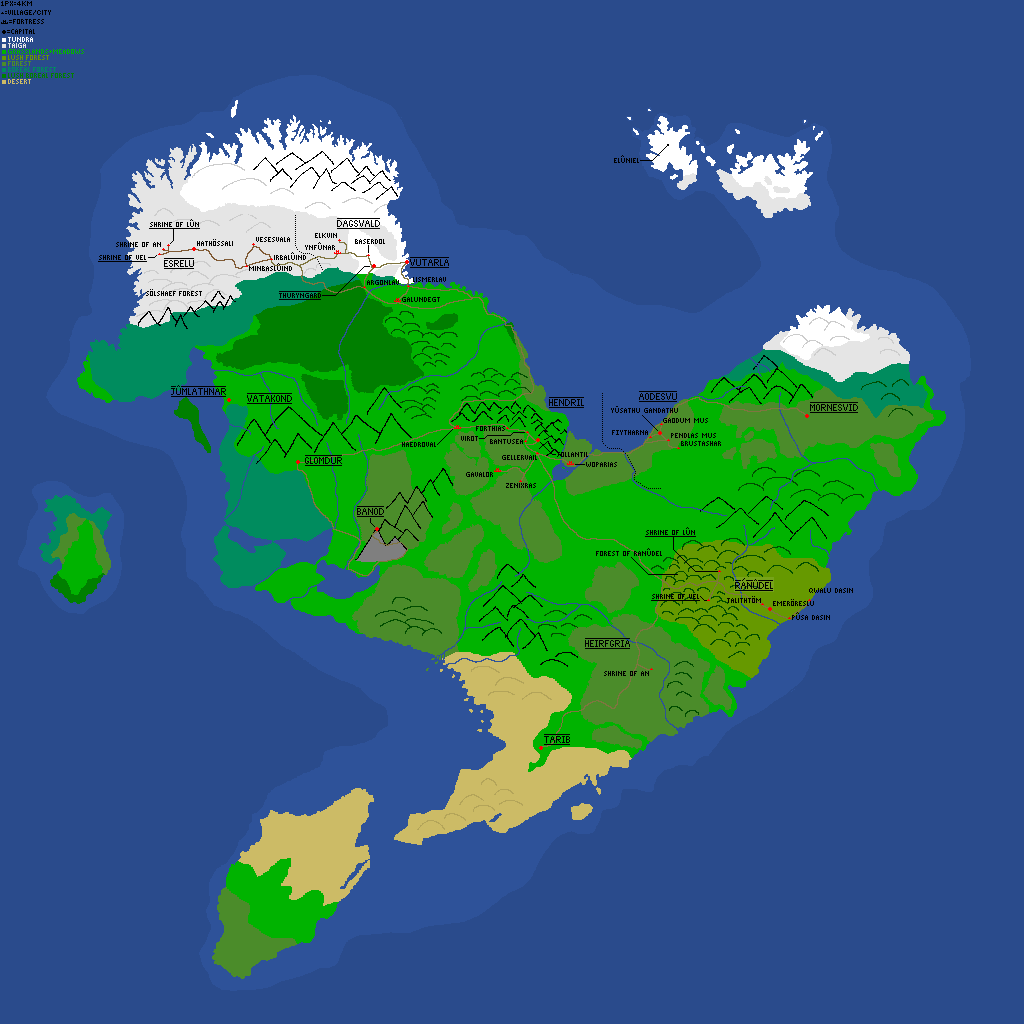
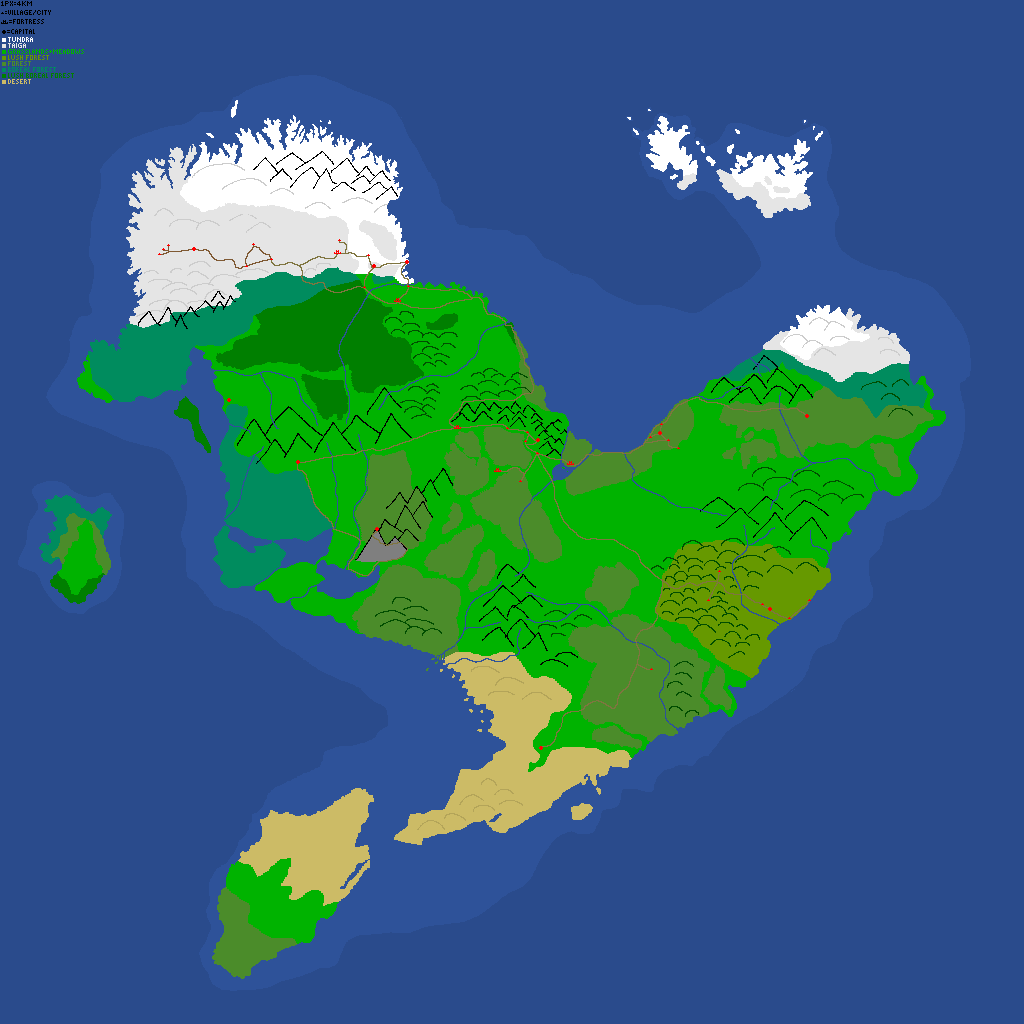
Layers edited between the first and the second 1024px x 1024px image:
hid "names" over [98, 144, 858, 745]
painted on "Background" over [368, 262, 383, 273]
